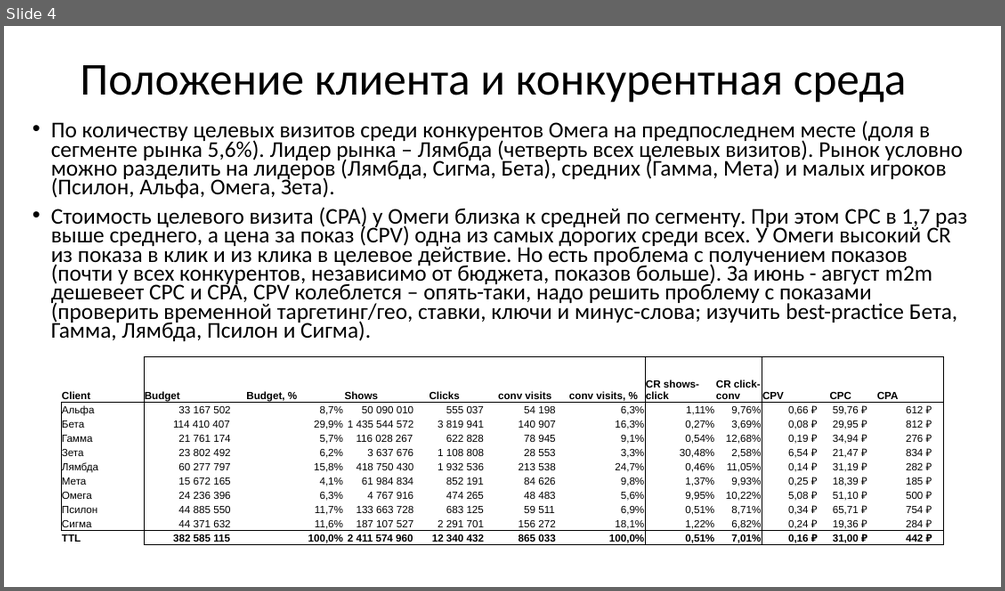
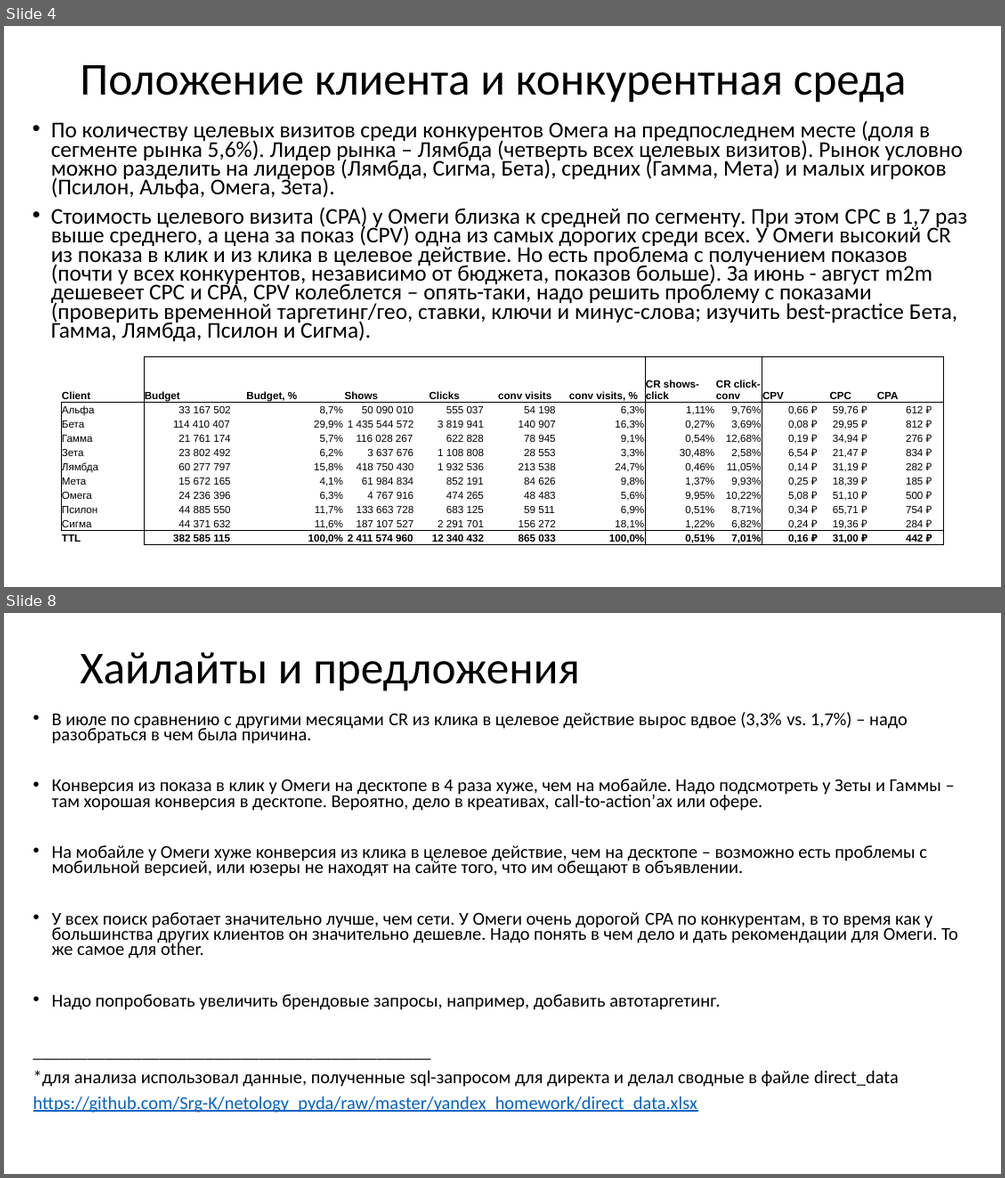
Before and after one commit to Srg-K/netology_pyda, a slide deck: yandex_homework/presentation.pptx. Shown one above the other, each under a label of ours: slide 4 before the commit, slides 4 and 8 after it; the slides between them are not shown. The pictures are 1005x591 and 1005x1178 pixels, drawn with LibreOffice and Linux fonts; fonts in the diff are those of the drawing. Boxes give left, top, right and bottom in pixels: in the first picture for what was removed or moved away, otherwise in the second. Text is boxed around its words. In the diff, an @@ line names an element or a change of style, - is before the commit and + after.

```diff
--- a/yandex_homework/presentation.pptx
+++ b/yandex_homework/presentation.pptx
@@ slide 8 added at <box>4,613,1001,1174</box>, background #FFFFFF @@
@@ title added at <box>80,652,580,691</box>, 44 pt, text #000000 @@
+Хайлайты и предложения
@@ text added at <box>33,712,958,1112</box>, 17.5 pt, text #000000 @@
+• В июле по сравнению с другими месяцами CR из клика в целевое действие вырос вдвое (3,3% vs. 1,7%) – надо разобраться в чем была причина.
+• Конверсия из показа в клик у Омеги на десктопе в 4 раза хуже, чем на мобайле. Надо подсмотреть у Зеты и Гаммы – там хорошая конверсия в десктопе. Вероятно, дело в креативах, call-to-action’ах или офере.
+• На мобайле у Омеги хуже конверсия из клика в целевое действие, чем на десктопе – возможно есть проблемы с мобильной версией, или юзеры не находят на сайте того, что им обещают в объявлении.
+• У всех поиск работает значительно лучше, чем сети. У Омеги очень дорогой CPA по конкурентам, в то время как у большинства других клиентов он значительно дешевле. Надо понять в чем дело и дать рекомендации для Омеги. То же самое для other.
+• Надо попробовать увеличить брендовые запросы, например, добавить автотаргетинг.
+____________________________________________
+*для анализа использовал данные, полученные sql-запросом для директа и делал сводные в файле direct_data
+https://github.com/Srg-K/netology_pyda/raw/master/yandex_homework/direct_data.xlsx
```
Also in this commit, not shown: 5 other slides added, 1 other file.
